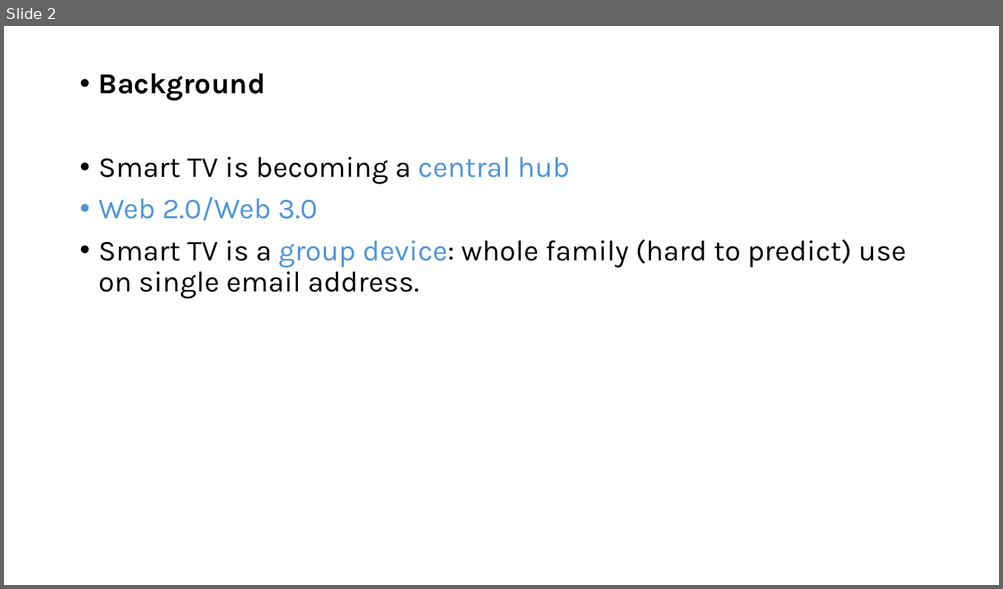
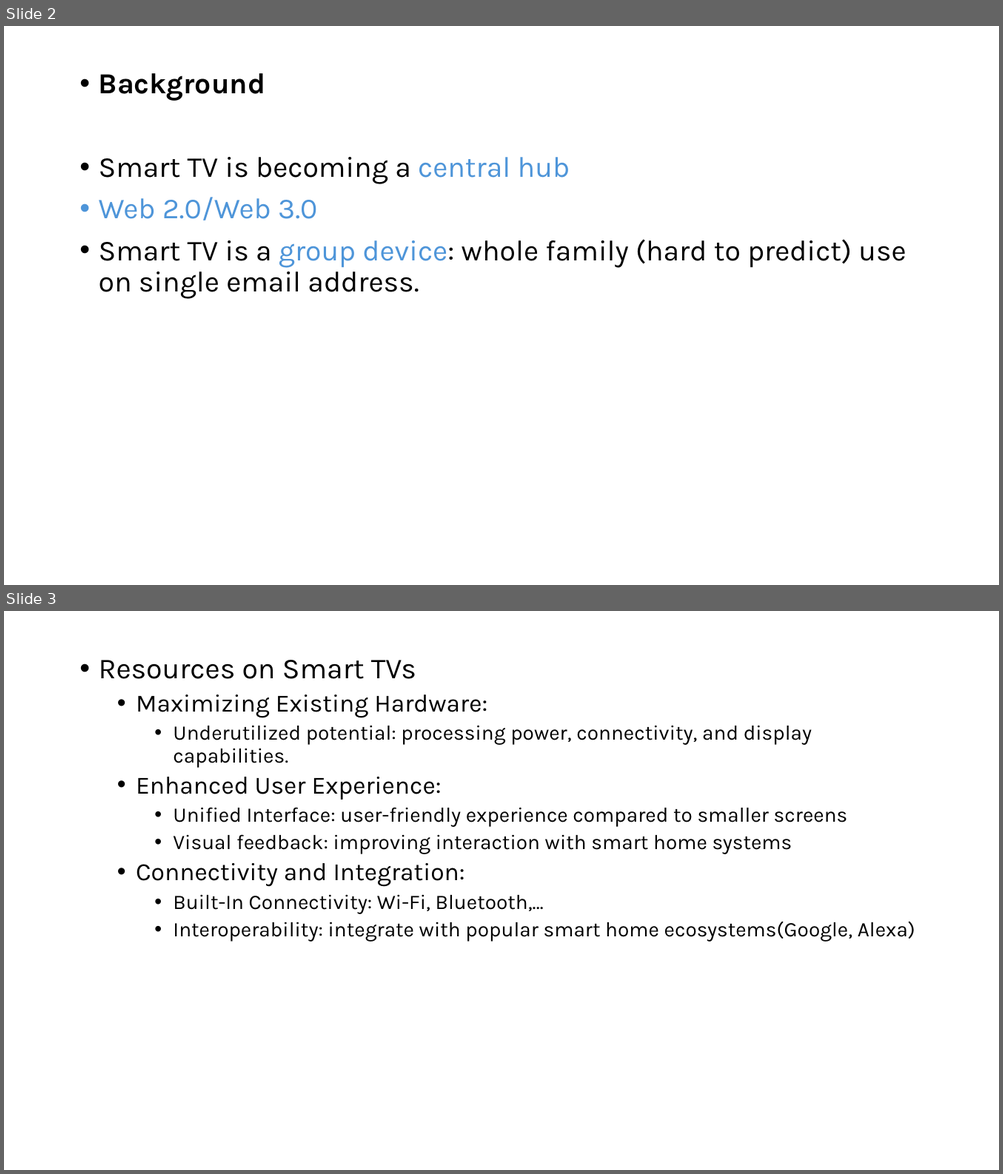
Before and after one commit to GXG-CS/smartTV, a slide deck: smartTV.pptx. Shown one above the other, each under a label of ours: slide 2 before the commit, slides 2 and 3 after it. The pictures are 1003x589 and 1003x1174 pixels, drawn with LibreOffice and Linux fonts; fonts in the diff are those of the drawing. Boxes give left, top, right and bottom in pixels: in the first picture for what was removed or moved away, otherwise in the second. Text is boxed around its words. In the diff, an @@ line names an element or a change of style, - is before the commit and + after.

```diff
--- a/smartTV.pptx
+++ b/smartTV.pptx
@@ slide 3 added at bbox=[4, 611, 999, 1170], background #FFFFFF @@
@@ text added at bbox=[99, 660, 915, 942], 20 pt, text #000000 @@
+• Resources on Smart TVs
+  • Maximizing Existing Hardware:
+    • Underutilized potential: processing power, connectivity, and display capabilities.
+  • Enhanced User Experience:
+    • Unified Interface: user-friendly experience compared to smaller screens
+    • Visual feedback: improving interaction with smart home systems
+  • Connectivity and Integration:
+    • Built-In Connectivity: Wi-Fi, Bluetooth,…
+    • Interoperability: integrate with popular smart home ecosystems(Google, Alexa)
```
Also in this commit, not shown: 6 other slides added, 2 slides removed.
